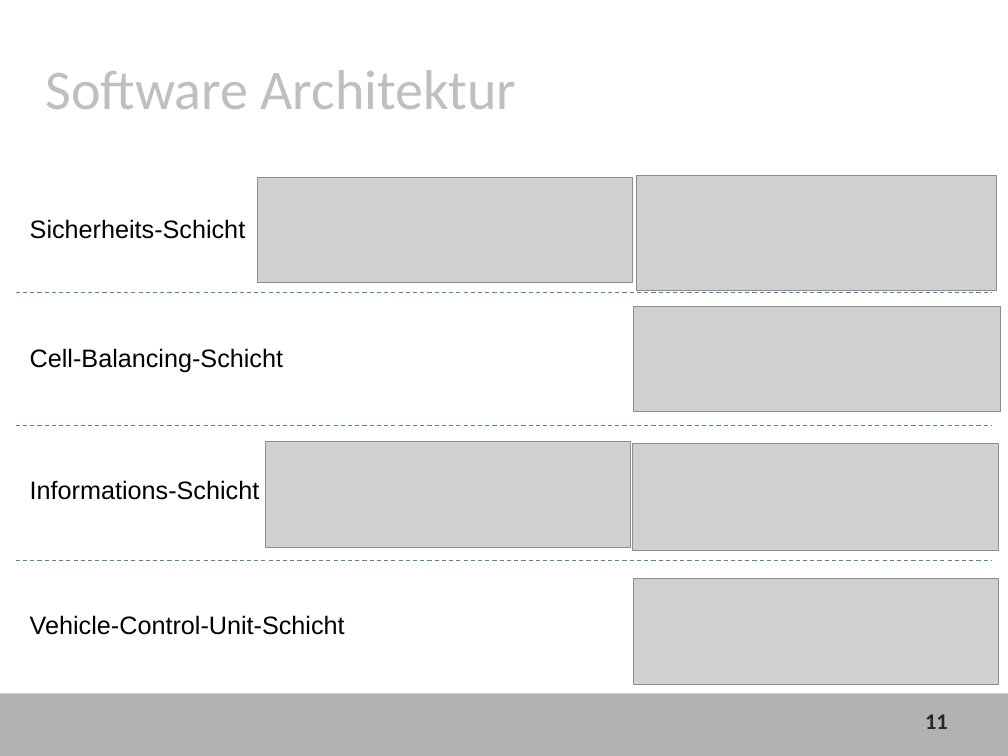
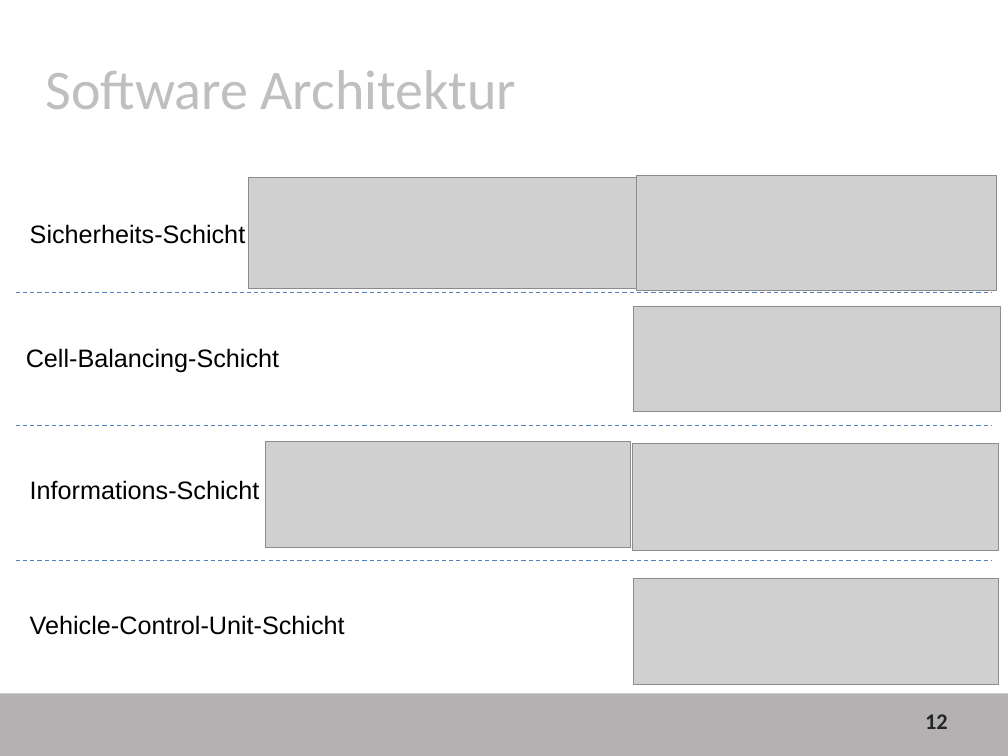
Before and after one commit to davju/bms_lab, a slide deck: slide 12 of BMS_Lab.pptx (slide 11 before the commit). Drawn at 1008x756 pixels with LibreOffice and Linux fonts; fonts in the diff are those of the drawing; grey boxes stand for pictures; background and template pictures are left out. Boxes give left, top, right and bottom in pixels: in the first picture for what was removed or moved away, otherwise in the second. Text is boxed around its words. In the diff, an @@ line names an element or a change of style, - is before the commit and + after.

```diff
--- a/BMS_Lab.pptx
+++ b/BMS_Lab.pptx
@@ picture: place and size @@
-picture at (257,177,632,282)
+picture at (248,177,636,289)
@@ text "Sicherheits-Schicht": place and size @@
-text "Sicherheits-Schicht" at (30,219,246,239)
+text "Sicherheits-Schicht" at (30,224,246,244)
@@ text "Cell-Balancing-Schicht": place and size @@
-text "Cell-Balancing-Schicht" at (30,348,283,372)
+text "Cell-Balancing-Schicht" at (26,348,279,373)
@@ page number at (925,714,948,729): text changed @@
-11
+12
```
Also in this commit, not shown: 3 other slides changed, 2 slides added.
